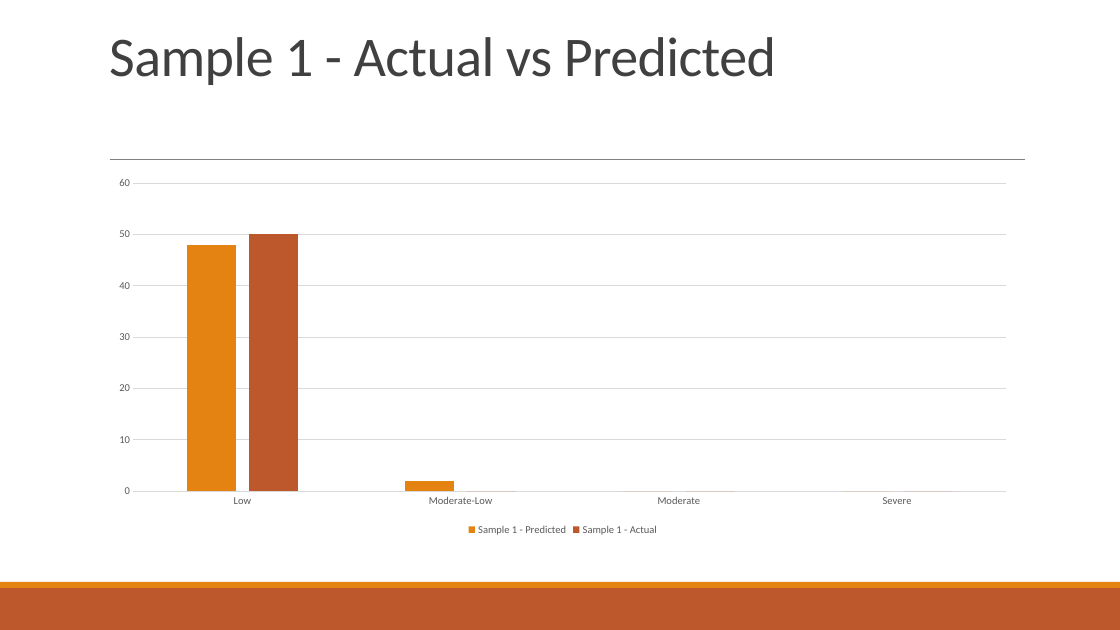
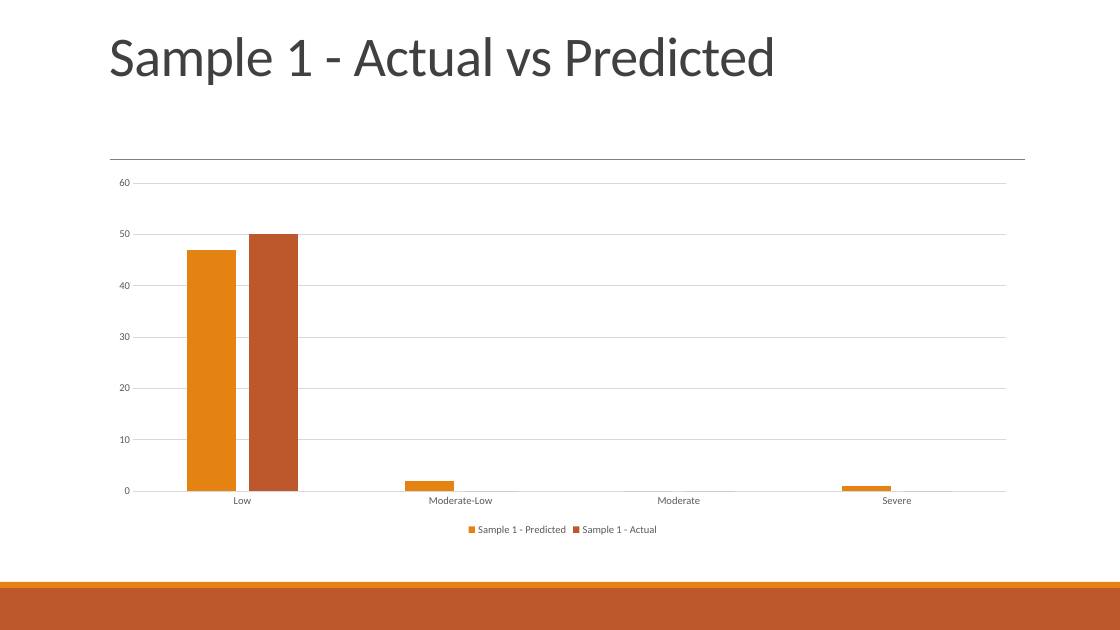
Before and after one commit to McGriffTSU/ForestFires, a slide deck: slide 4 of ForestFirePresentationAid.pptx. Drawn at 1120x630 pixels with LibreOffice and Linux fonts; fonts in the diff are those of the drawing. Boxes give left, top, right and bottom in pixels: in the first picture for what was removed or moved away, otherwise in the second. Text is boxed around its words. In the diff, an @@ line names an element or a change of style, - is before the commit and + after.

```diff
--- a/ForestFirePresentationAid.pptx
+++ b/ForestFirePresentationAid.pptx
@@ column chart at box(101, 170, 1025, 539) @@
@@ Sample 1 - Predicted, Low: 48 to 47 @@
@@ Sample 1 - Predicted, Severe: 0 to 1 @@
```
Also in this commit, not shown: 1 other slide changed.
